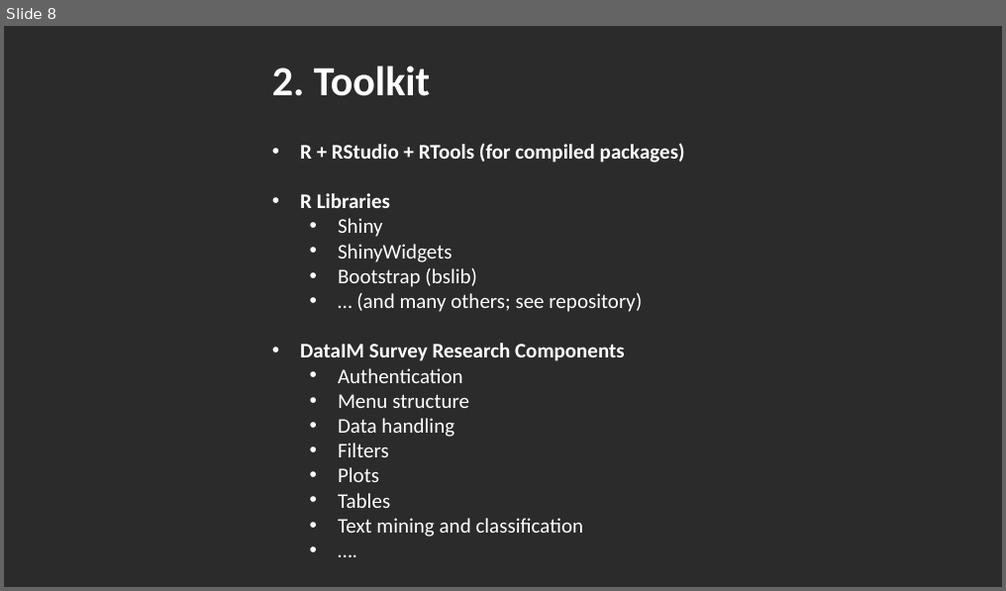
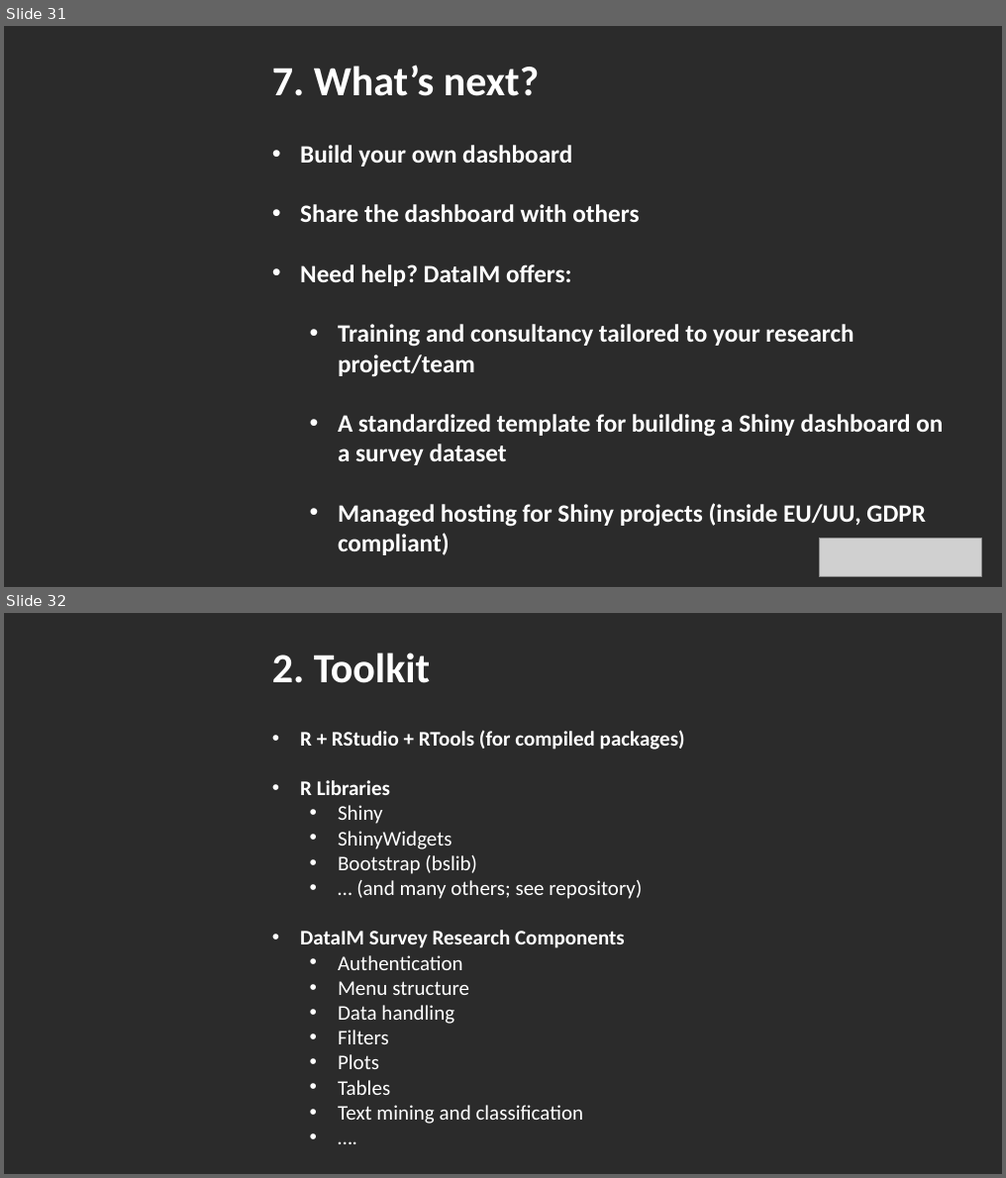
Before and after one commit to DataIMLabs/MIE2024, a slide deck: presentation/session1/MIE2024-DataIM-Masterclass-Session1.pptx. Shown one above the other, each under a label of ours: slide 8 before the commit, slides 31 and 32 after it. The pictures are 1006x591 and 1006x1178 pixels, drawn with LibreOffice and Linux fonts; fonts in the diff are those of the drawing; grey boxes stand for pictures; background and template pictures are left out; a plain dark background stands for a picture behind light text. Boxes give left, top, right and bottom in pixels: in the first picture for what was removed or moved away, otherwise in the second. Text is boxed around its words. In the diff, an @@ line names an element or a change of style, - is before the commit and + after.

```diff
--- a/presentation/session1/MIE2024-DataIM-Masterclass-Session1.pptx
+++ b/presentation/session1/MIE2024-DataIM-Masterclass-Session1.pptx
@@ slide 31 added at <box>4,26,1002,587</box>, background picture (left out) @@
@@ text added at <box>272,65,539,96</box>, 40 pt, text #FFFFFF, bold @@
+7. What’s next?
@@ text added at <box>300,145,943,556</box>, 24 pt, text #FFFFFF, bold @@
+• Build your own dashboard
+• Share the dashboard with others
+• Need help? DataIM offers:
+  • Training and consultancy tailored to your research project/team
+  • A standardized template for building a Shiny dashboard on a survey dataset
+  • Managed hosting for Shiny projects (inside EU/UU, GDPR compliant)
@@ picture added at <box>820,539,982,577</box> @@
@@ what was slide 8 is now slide 32 @@
```
Also in this commit, not shown: 9 slides changed, 20 other slides added, 2 slides removed, 6 other files.
